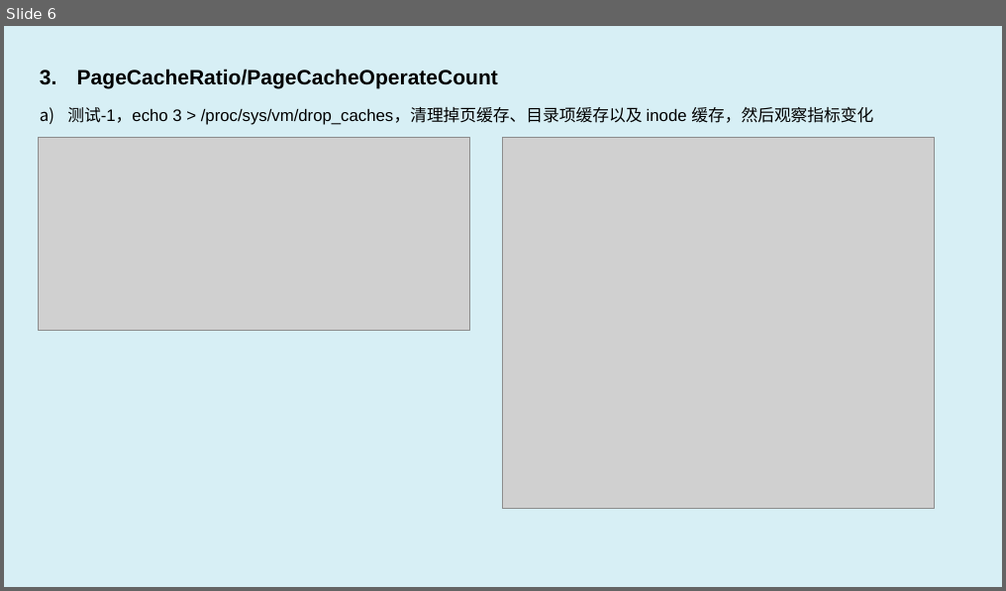
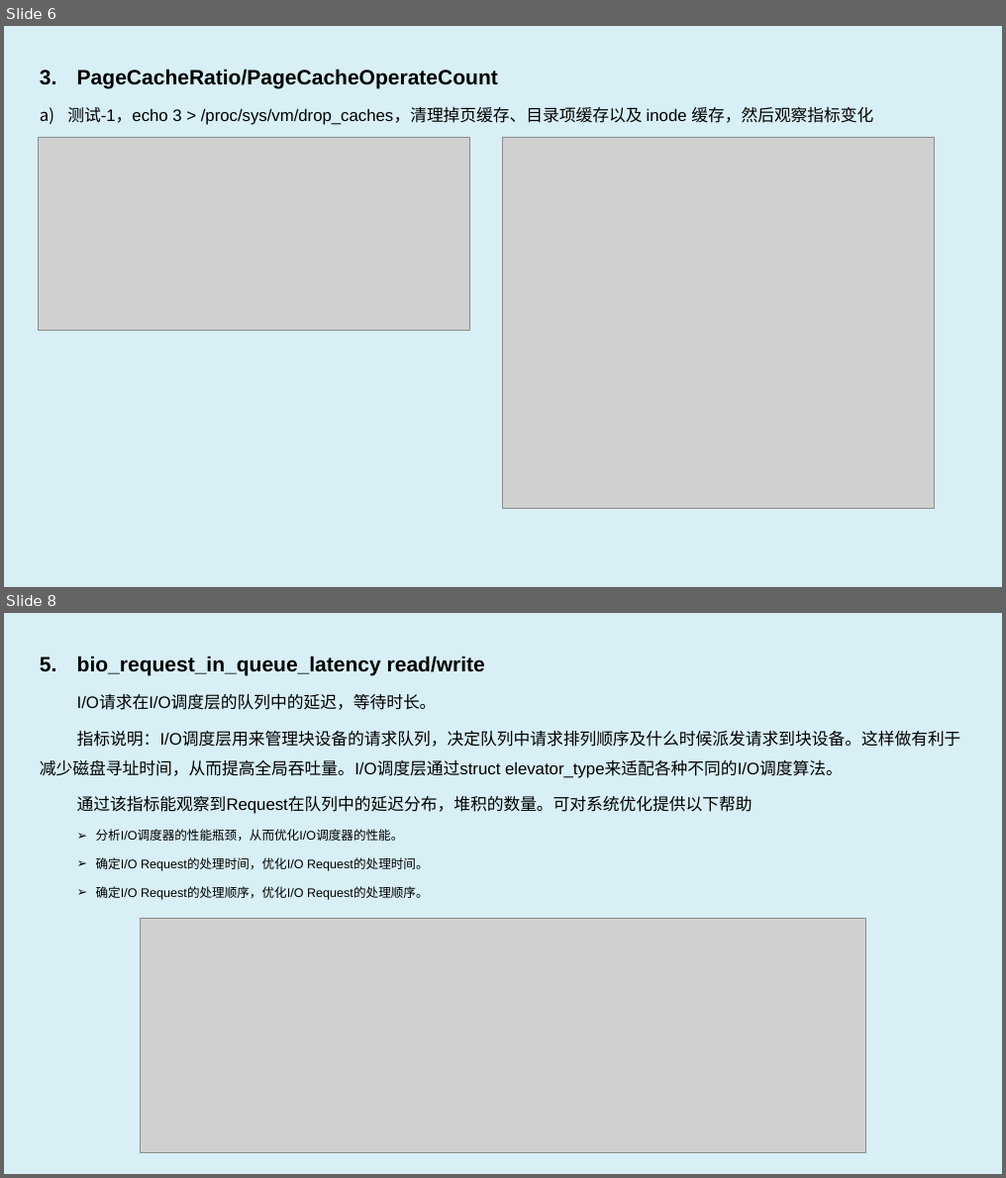
Before and after one commit to luxingwen/x-monitor, a slide deck: doc/x-monitor.eBPF Observe & Profiling.pptx. Shown one above the other, each under a label of ours: slide 6 before the commit, slides 6 and 8 after it; the slides between them are not shown. The pictures are 1006x591 and 1006x1178 pixels, drawn with LibreOffice and Linux fonts; fonts in the diff are those of the drawing; grey boxes stand for pictures. Boxes give left, top, right and bottom in pixels: in the first picture for what was removed or moved away, otherwise in the second. Text is boxed around its words. In the diff, an @@ line names an element or a change of style, - is before the commit and + after.

```diff
--- a/doc/x-monitor.eBPF Observe & Profiling.pptx
+++ b/doc/x-monitor.eBPF Observe & Profiling.pptx
@@ slide 8 added at (4,613,1002,1174), background #D7EFF5 @@
@@ text added at (40,656,961,900), 16 pt, text #000000 @@
+5. bio_request_in_queue_latency read/write
+I/O请求在I/O调度层的队列中的延迟，等待时长。
+指标说明：I/O调度层用来管理块设备的请求队列，决定队列中请求排列顺序及什么时候派发请求到块设备。这样做有利于减少磁盘寻址时间，从而提高全局吞吐量。I/O调度层通过struct elevator_type来适配各种不同的I/O调度算法。
+通过该指标能观察到Request在队列中的延迟分布，堆积的数量。可对系统优化提供以下帮助
+  ➢ 分析I/O调度器的性能瓶颈，从而优化I/O调度器的性能。
+  ➢ 确定I/O Request的处理时间，优化I/O Request的处理时间。
+  ➢ 确定I/O Request的处理顺序，优化I/O Request的处理顺序。
@@ picture added at (140,919,866,1154) @@
```
Also in this commit, not shown: 3 slides changed, 2 other slides added, 1 slide removed.
